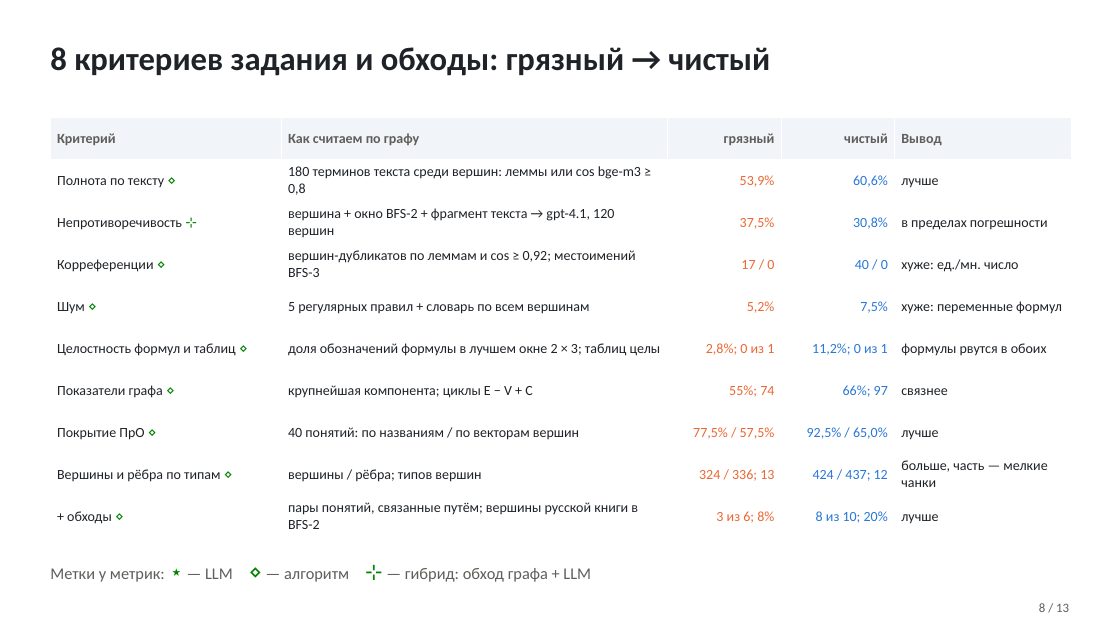
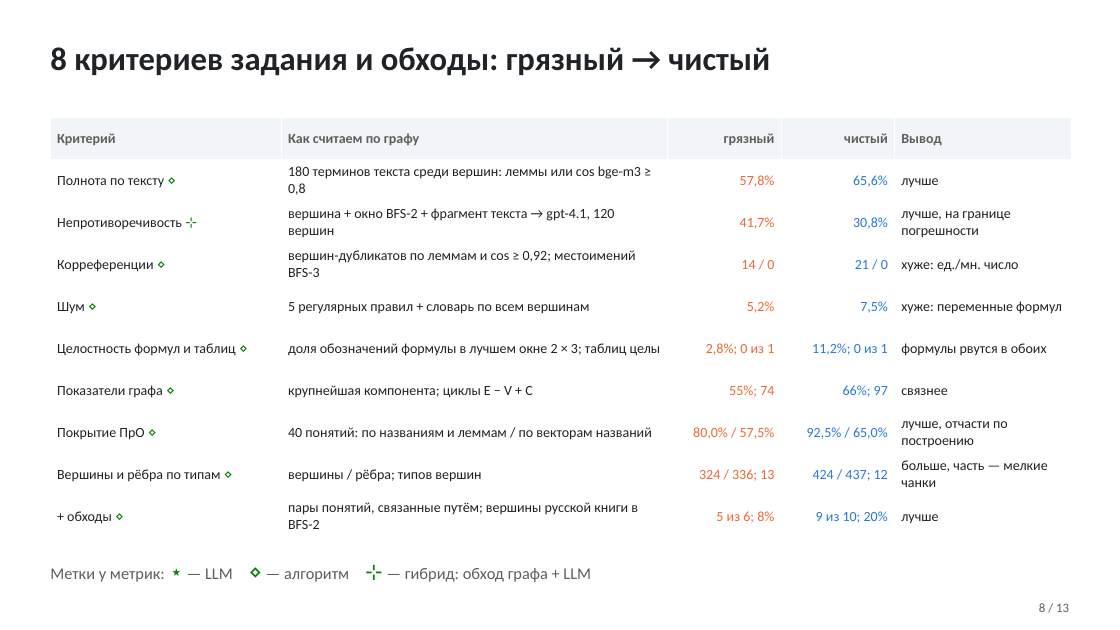
Before and after one commit to TeaDove/mam-26-1, a slide deck: slide 8 of 1-graph/lab-2/results/presentation.pptx. Drawn at 1120x630 pixels with LibreOffice and Linux fonts; fonts in the diff are those of the drawing. Boxes give left, top, right and bottom in pixels: in the first picture for what was removed or moved away, otherwise in the second. Text is boxed around its words. In the diff, an @@ line names an element or a change of style, - is before the commit and + after.

```diff
--- a/1-graph/lab-2/results/presentation.pptx
+++ b/1-graph/lab-2/results/presentation.pptx
@@ table at <box>50,118,1071,538</box> @@
-row 2, column 3: 53,9%
+row 2, column 3: 57,8%
-row 2, column 4: 60,6%
+row 2, column 4: 65,6%
-row 3, column 3: 37,5%
+row 3, column 3: 41,7%
-row 3, column 5: в пределах погрешности
+row 3, column 5: лучше, на границе погрешности
-row 4, column 3: 17 / 0
+row 4, column 3: 14 / 0
-row 4, column 4: 40 / 0
+row 4, column 4: 21 / 0
-row 8: Покрытие ПрО ⋄ | 40 понятий: по названиям / по векторам вершин | 77,5% / 57,5% | 92,5% / 65,0% | лучше
+row 8: Покрытие ПрО ⋄ | 40 понятий: по названиям и леммам / по векторам названий | 80,0% / 57,5% | 92,5% / 65,0% | лучше, отчасти по построению
-row 10, column 3: 3 из 6; 8%
+row 10, column 3: 5 из 6; 8%
-row 10, column 4: 8 из 10; 20%
+row 10, column 4: 9 из 10; 20%
```
Also in this commit, not shown: 4 other slides changed, 25 other files.
